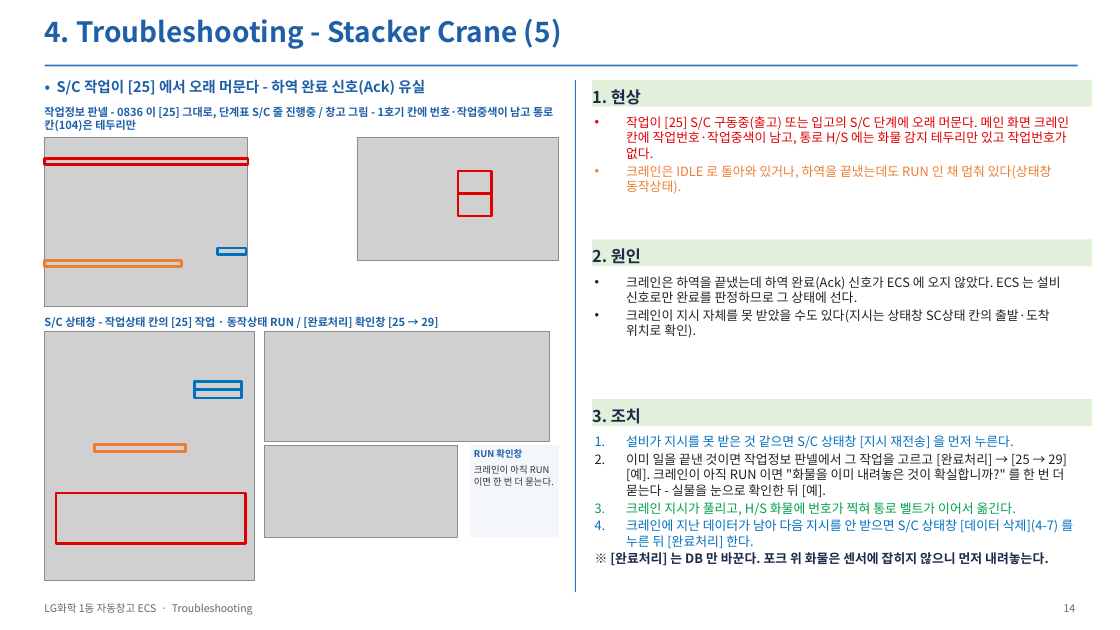
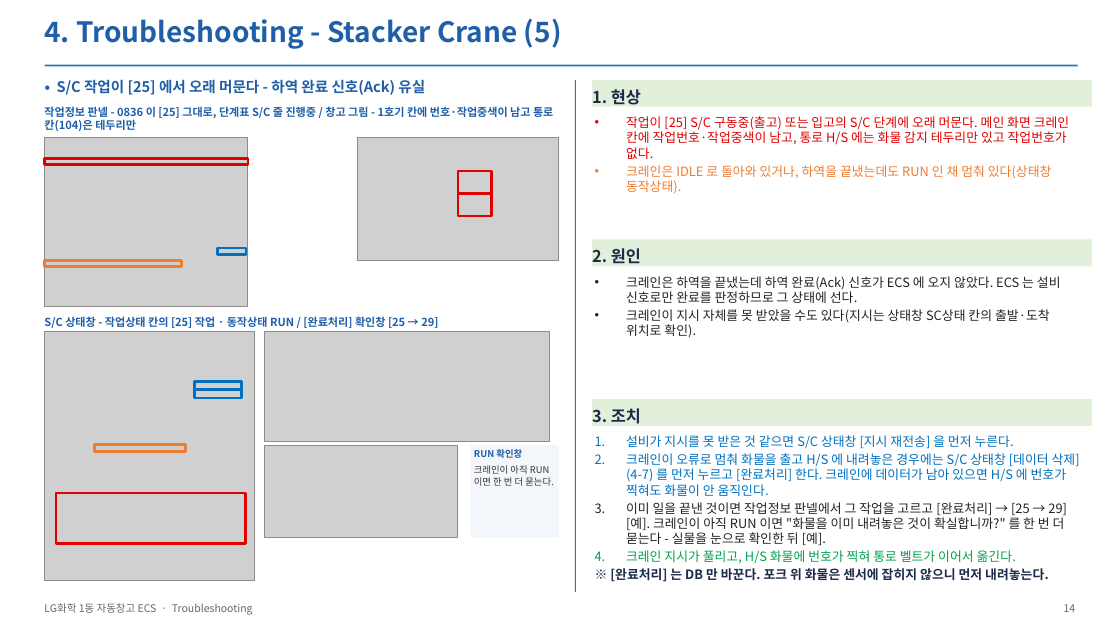
Before and after one commit to yeorijby-coder/LGLS_ALL, a slide deck: slide 14 of docs/산출물_20261110/05_ECS_Troubleshooting_1105.pptx. Drawn at 1120x630 pixels with LibreOffice and Linux fonts; fonts in the diff are those of the drawing; grey boxes stand for pictures. Boxes give left, top, right and bottom in pixels: in the first picture for what was removed or moved away, otherwise in the second. Text is boxed around its words. In the diff, an @@ line names an element or a change of style, - is before the commit and + after.

```diff
--- a/docs/산출물_20261110/05_ECS_Troubleshooting_1105.pptx
+++ b/docs/산출물_20261110/05_ECS_Troubleshooting_1105.pptx
@@ text at box(626, 453, 1080, 496): paragraph added @@
+2. 크레인이 오류로 멈춰 화물을 출고 H/S 에 내려놓은 경우에는 S/C 상태창 [데이터 삭제](4-7) 를 먼저 누르고 [완료처리] 한다. 크레인에 데이터가 남아 있으면 H/S 에 번호가 찍혀도 화물이 안 움직인다.
@@ text at box(626, 519, 1073, 549): paragraph removed @@
-4. 크레인에 지난 데이터가 남아 다음 지시를 안 받으면 S/C 상태창 [데이터 삭제](4-7) 를 누른 뒤 [완료처리] 한다.
```
Also in this commit, not shown: 3 other slides changed, 5 other files.
